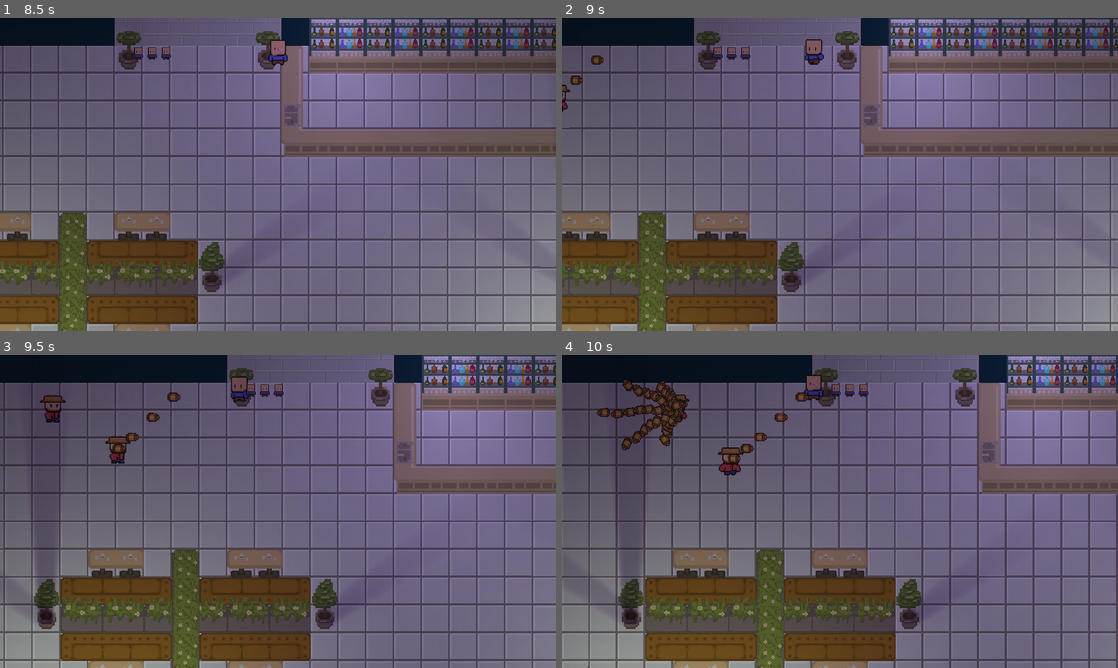
Above: before the commit, frames 1-4 (two rows, left to right).
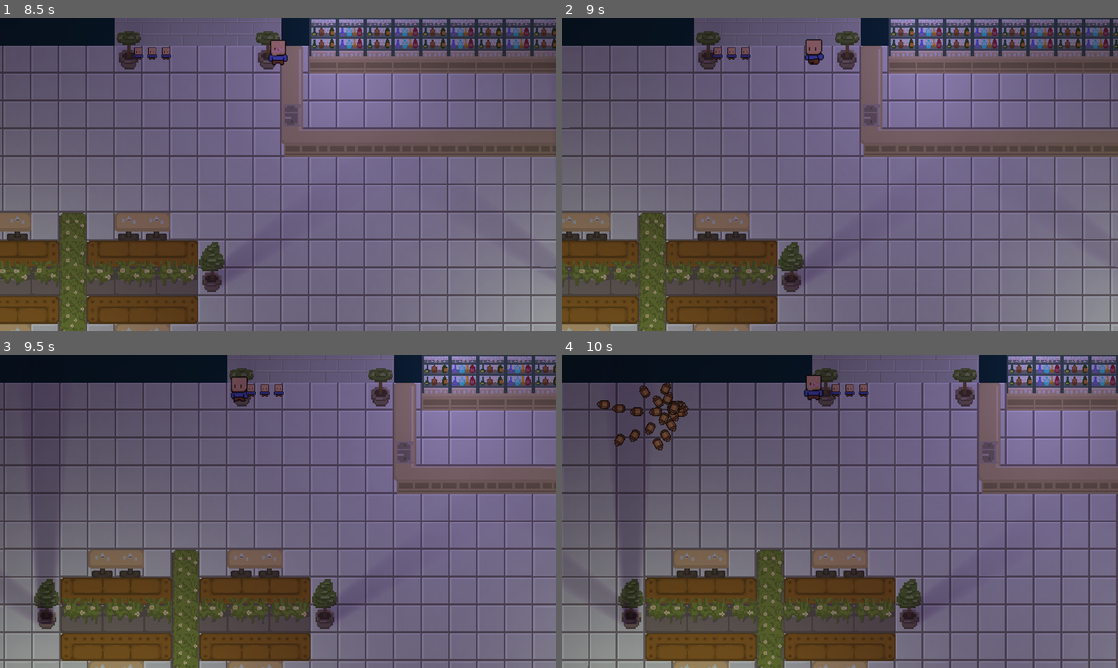
Above: after the commit, the same moments.

Repository: KDing0/GGJGodot
Game: Godot game, scene res://gamescene1.tscn
The game is run twice, just before and just after one commit, with the same random seed, the same clock (stepped at 60 frames per second) and the same inputs. This scene is started directly instead of the project's main scene.
Inputs (mouse positions are in pixels of both pictures, inside the frame that each line leads up to):
- Up to frame 1 (8.5 s): tap Enter at 0.5 s; move the mouse to (250, 237) at 0.52 s; press the mouse at (250, 237) at 0.53 s; hold Up (player_up) 0.53-2.03 s; move the mouse to (444, 221) at 1.27 s; release the mouse at (444, 221) at 1.28 s; click (444, 221) at 1.35 s; tap Space at 2 s; move the mouse to (111, 127) at 2.02 s; press the mouse at (111, 127) at 2.03 s; hold Left (player_left) 2.03-3.53 s; move the mouse to (305, 174) at 2.77 s; release the mouse at (305, 174) at 2.78 s; click (305, 174) at 2.85 s; move the mouse to (194, 96) at 3.52 s; press the mouse at (194, 96) at 3.53 s; hold Down (player_down) 3.53-4.28 s; move the mouse to (400, 158) at 4.27 s; release the mouse at (400, 158) at 4.28 s; hold Right (player_right) 4.28-5.03 s; click (400, 158) at 4.35 s; move the mouse to (166, 190) at 5.02 s; press the mouse at (166, 190) at 5.03 s; hold Up (player_up) 5.03-5.78 s; move the mouse to (333, 105) at 5.77 s; release the mouse at (333, 105) at 5.78 s; hold Right (player_right) 5.78-8.03 s; click (333, 105) at 5.85 s; move the mouse to (250, 237) at 6.52 s; press the mouse at (250, 237) at 6.53 s; move the mouse to (444, 221) at 7.27 s; release the mouse at (444, 221) at 7.28 s; click (444, 221) at 7.35 s; move the mouse to (111, 127) at 8.02 s; press the mouse at (111, 127) at 8.03 s; hold Down (player_down) from 8.03 s (still down)
- Up to frame 2 (9 s): tap Enter at 8.75 s; move the mouse to (867, 174) at 8.77 s; release Down (player_down) at 8.78 s; release the mouse at (867, 174) at 8.78 s; hold Left (player_left) from 8.78 s (still down); click (867, 174) at 8.85 s
- Up to frame 3 (9.5 s): keep holding Left (player_left)
- Up to frame 4 (10 s): move the mouse to (756, 433) at 9.52 s; release Left (player_left) at 9.53 s; press the mouse at (756, 433) at 9.53 s; hold Up (player_up) from 9.53 s (still down)

Frame 1 is identical in both runs. In frame 2, 0.2% of the frame differs, in the area x 0-8%, y 12-30%; in frame 3, 0.6%; in frame 4, 1.9%, in the area x 6-45%, y 8-39%.
Error after the commit: Invalid access of index '3' on a base object of type: 'Array[Texture2D]'. (res://Misc/GameController.gd:47)

Commit message:
EnemyUpdates

Diff:
--- a/src/Assets/Environment/Tilemap/blocking_tile_set.tres
+++ b/src/Assets/Environment/Tilemap/blocking_tile_set.tres
@@ -282,6 +282,6 @@
 tile_size = Vector2i(32, 32)
 occlusion_layer_0/light_mask = 1
 physics_layer_0/collision_layer = 1
-physics_layer_0/collision_mask = 30
+physics_layer_0/collision_mask = 6
 sources/0 = SubResource("TileSetAtlasSource_jrify")
 sources/2 = SubResource("TileSetAtlasSource_n8lec")
--- a/src/Enemy/Enemy.gd
+++ b/src/Enemy/Enemy.gd
@@ -1,11 +1,15 @@
 extends PathFollow2D
 class_name Enemy
 
+var playerInstance
+var oldPos = global_position
+var savedAngle = 0
 
 @export var SPEED = 5.0
 @export var BulletSpawnID = "one"
 @export var BulletAnimationID = "first"
-@export var BulletRotation = 15.0
+#TopLeft, TopRight, DownLeft, DownRight
+@export var BulletRotation = [0,0,0,0]
 @export var BulletSpawnOffset = Vector2(0,0)
 
 @export var BulletStartDelay = 0.0
@@ -21,7 +25,7 @@
 var rotationShift = 0
 
 
-enum EnemyTypes {ENEMY_TYPE1, ENEMY_TYPE2}
+enum EnemyTypes {ENEMY_TYPE1, ENEMY_TYPE2, ENEMY_TYPE3, ENEMY_TYPE4, ENEMY_TYPE5}
 
 var speed = 5.0
 var enemy_type
@@ -52,12 +56,19 @@
 		#player runs into Enemy
 		Livecounter.lives = Livecounter.lives - 1
 
+
 func _process(delta):
 	progress += speed*delta
 	if progress_ratio >= 1.0:
 		self.queue_free()
 	shootCooldownCounting(delta)
+	turn_around_check()
 
+
+func turn_around_check():
+	var isLeft = oldPos[0] > global_position[0]
+	$Sprite2D.flip_h = isLeft
+	oldPos = global_position
 
 func _on_timer_timeout(delta):
 	# shoot()
@@ -70,8 +81,18 @@
 func shoot():
 	var pos = global_position + BulletSpawnOffset
 	rotationShift += BulletRotationShift
-	Spawning.spawn({"position": pos, "rotation": BulletRotation + rotationShift}, BulletSpawnID, BulletAnimationID)
+	var angle = BulletRotation[shootAngle() ] + rotationShift
+	Spawning.spawn({"position": pos, "rotation": angle }, BulletSpawnID, BulletAnimationID)
 
+func shootAngle()->int:
+	var angle = 0
+	var playerX = playerInstance.global_position[0]
+	var playerY = playerInstance.global_position[1]
+	if(global_position[0] <= playerX):
+		angle += 1
+	if(global_position[1] <= playerY):
+		angle += 2
+	return angle
 
 func shootCooldownCounting(delta):
 	timer = timer + delta
@@ -83,6 +104,8 @@
 			nextShotCooldown = BulletShootDelay
 			if(shotCycle >= BulletCycleAmount):
 				nextShotCooldown += BulletCycleCooldown
+		if(shotCycle == 0):
+			savedAngle = shootAngle()
 		shoot()
 
 	if(BulletCycleCooldown > 0 and BulletCycleAmount >= 1 and firstShot == false and timer >= nextShotCooldown):
@@ -93,6 +116,8 @@
 			if(shotCycle >= BulletCycleAmount):
 				shotCycle = 0
 				nextShotCooldown += BulletCycleCooldown
+		if(shotCycle == 0):
+			savedAngle = shootAngle()
 		shoot()
 # if hit by a player bullet:
 # 	queue_free()
--- a/src/Misc/GameController.gd
+++ b/src/Misc/GameController.gd
@@ -1,7 +1,7 @@
 extends Node
 
 @export var tex_enemy : Array[Texture2D]
-
+@onready var player = $"../player"
 @onready var waves = Waves.new()
 @onready var enemyPaths = self.get_node("../EnemyPaths")
 
@@ -14,6 +14,7 @@
 
 # Called when the node enters the scene tree for the first time.
 func _ready():
+
 	Spawning.reset(true)
 	betweenWavesTimer.one_shot = true
 	spawnTimer.one_shot = true
@@ -43,7 +44,7 @@
 
 func spawnEnemy(enemyType, path: int, speed: float):
 	var enemy_instance = enemyScene.instantiate()
-	enemy_instance.set_parameters(tex_enemy[0], speed)
+	enemy_instance.set_parameters(tex_enemy[enemyType], speed)
 	get_node("../EnemyPaths/EnemyPath_0" + str(path)).add_child(enemy_instance)
 	setInstantiateBulletPattern(enemy_instance, enemyType)
 
@@ -65,12 +66,14 @@
 	spawnTimer.start(0.5)
 
 func setInstantiateBulletPattern(enemy_instance, enemyType):
+	enemy_instance.playerInstance = player
+
 	if(enemyType == 0):
 		enemy_instance.BulletSpawnOffset = Vector2(0,0)
 		enemy_instance.BulletSpawnID = "three"
 		enemy_instance.BulletAnimationID = "first"
-		enemy_instance.BulletRotation = 1
-
+		#TopLeft, TopRight, DownLeft, DownRight
+		enemy_instance.BulletRotation = [-2.2,1,-2.2,1,]
 		enemy_instance.BulletStartDelay = 1
 		enemy_instance.BulletShootDelay = 0
 		enemy_instance.BulletCycleAmount = 1
@@ -80,10 +83,37 @@
 		enemy_instance.BulletSpawnOffset = Vector2(0,0)
 		enemy_instance.BulletSpawnID = "one"
 		enemy_instance.BulletAnimationID = "first"
-		enemy_instance.BulletRotation = 1
+		#TopLeft, TopRight, DownLeft, DownRight
+		enemy_instance.BulletRotation = [1,-1,1,-1]
 
 		enemy_instance.BulletStartDelay = 2
-		enemy_instance.BulletShootDelay = 0.06
+		enemy_instance.BulletShootDelay = 0.09
 		enemy_instance.BulletCycleAmount = 8
 		enemy_instance.BulletCycleCooldown = 4
 		enemy_instance.BulletRotationShift = 1
+
+	if(enemyType == 2):
+		enemy_instance.BulletSpawnOffset = Vector2(0,0)
+		enemy_instance.BulletSpawnID = "two"
+		enemy_instance.BulletAnimationID = "first"
+		#TopLeft, TopRight, DownLeft, DownRight
+		enemy_instance.BulletRotation = [-2.2,1,-2.2,1]
+
+		enemy_instance.BulletStartDelay = 2
+		enemy_instance.BulletShootDelay = 0.09
+		enemy_instance.BulletCycleAmount = 3
+		enemy_instance.BulletCycleCooldown = 4
+		enemy_instance.BulletRotationShift = 0
+
+	if(enemyType == 3):
+		enemy_instance.BulletSpawnOffset = Vector2(0,0)
+		enemy_instance.BulletSpawnID = "five"
+		enemy_instance.BulletAnimationID = "first"
+		#TopLeft, TopRight, DownLeft, DownRight
+		enemy_instance.BulletRotation = [-2.2,1,-2.2,1]
+
+		enemy_instance.BulletStartDelay = 2
+		enemy_instance.BulletShootDelay = 0.1
+		enemy_instance.BulletCycleAmount = 20
+		enemy_instance.BulletCycleCooldown = 8
+		enemy_instance.BulletRotationShift = 0
--- a/src/Misc/WaveSave.gd
+++ b/src/Misc/WaveSave.gd
@@ -4,7 +4,7 @@
 # EnemyType, PathID, Speed, Amount of Enemies, Time to next batch
 # If there is no next batch, just leave the last element
 const wave_1 = [
-	[Enemy.EnemyTypes.ENEMY_TYPE1, 1, 70.0, 1, 2],
+	[Enemy.EnemyTypes.ENEMY_TYPE4, 1, 70.0, 1, 2],
 	[Enemy.EnemyTypes.ENEMY_TYPE2, 2, 90.0, 1, 2],
 	[Enemy.EnemyTypes.ENEMY_TYPE1, 3, 80.0, 1]
 ]
--- a/src/gamescene.tscn
+++ b/src/gamescene.tscn
@@ -7,9 +7,13 @@
 [ext_resource type="Script" path="res://Addons/BulletUpHell/SpawnPatterns/PatternCircle.gd" id="5_ck2a0"]
 [ext_resource type="Texture2D" uid="uid://d2ad7v3te2hdf" path="res://Assets/Characters/Enemies/Enemy1 Walk Animation Spritesheet.png" id="5_o8hfc"]
 [ext_resource type="Script" path="res://Addons/BulletUpHell/BuHBulletProperties.gd" id="6_7xkk1"]
+[ext_resource type="Texture2D" uid="uid://5e6bi2cc3mnm" path="res://Assets/Characters/Enemies/Enemy4 Walk Animation Spritesheet.png" id="6_xl4yq"]
+[ext_resource type="Texture2D" uid="uid://c8bk6jvidu3ll" path="res://Assets/Characters/Enemies/Enemy2 Walk Animation Spritesheet.png" id="7_1o6m3"]
 [ext_resource type="Script" path="res://Misc/EnemyPaths.gd" id="7_h3ojj"]
 [ext_resource type="Script" path="res://Addons/BulletUpHell/BulletProps.gd" id="7_q0fvn"]
 [ext_resource type="TileSet" uid="uid://bpu6gvb67yrfh" path="res://Assets/Environment/Tilemap/blocking_tile_set.tres" id="8_0j1y0"]
+[ext_resource type="Texture2D" uid="uid://dfh0j30pwn0no" path="res://Assets/Characters/Enemies/Enemy3 Walk Animation Spritesheet.png" id="8_a1otr"]
+[ext_resource type="Texture2D" uid="uid://dslwp6fv75iro" path="res://Assets/Characters/Enemies/Enemy5 Walk Animation Spritesheet.png" id="9_63qnd"]
 [ext_resource type="Texture2D" uid="uid://ooon6deycnvo" path="res://Assets/Effects/Light.png" id="9_ox15u"]
 [ext_resource type="Script" path="res://Addons/BulletUpHell/SpawnPatterns/PatternCustomShape.gd" id="10_mowba"]
 [ext_resource type="Script" path="res://Addons/BulletUpHell/SpawnPatterns/PatternOne.gd" id="11_iufo3"]
@@ -108,7 +112,7 @@
 nbr = 3
 closed_shape = false
 center_pos = Vector2(0, 50)
-pattern_angle = 0.0
+pattern_angle = 0.0004
 symmetric = true
 center = 2
 iterations = 1
@@ -116,7 +120,7 @@
 forced_angle = 0.0
 forced_target = NodePath("")
 forced_lookat_mouse = false
-forced_pattern_lookat = true
+forced_pattern_lookat = false
 cooldown_stasis = false
 cooldown_spawn = 0.017
 cooldown_shoot = 0.0
@@ -162,6 +166,52 @@
 follows_parent = false
 forced_angle = 0.0
 forced_target = NodePath("")
+forced_lookat_mouse = false
+forced_pattern_lookat = false
+cooldown_stasis = false
+cooldown_spawn = 0.017
+cooldown_shoot = 0.0
+cooldown_next_spawn = 0.0
+cooldown_next_shoot = 0.0
+wait_latence = 0
+wait_tween_momentum = 0
+wait_tween_length = 0.0
+wait_tween_time = 0.0
+layer_nbr = 1
+layer_cooldown_spawn = 0.0
+layer_pos_offset = 0.0
+layer_speed_offset = 0.0
+layer_angle_offset = 0.0
+r_randomisation_chances = 1.0
+r_bullet_choice = ""
+r_bullet_nbr_choice = ""
+r_bullet_nbr_variation = Vector3(0, 0, 0)
+r_pattern_angle_choice = ""
+r_pattern_angle_variation = Vector3(0, 0, 0)
+r_infinite_iter_chances = 0.0
+r_iterations_choice = ""
+r_iterations_variation = Vector3(0, 0, 0)
+r_forced_angle_choice = ""
+r_forced_angle_variation = Vector3(0, 0, 0)
+r_forced_target_choice = []
+r_stasis_chances = 0.0
+r_cooldown_spawn_choice = ""
+r_cooldown_spawn_variation = Vector3(0, 0, 0)
+r_cooldown_shoot_choice = ""
+r_cooldown_shoot_variation = Vector3(0, 0, 0)
+r_cooldown_n_spawn_choice = ""
+r_cooldown_n_spawn_variation = Vector3(0, 0, 0)
+r_cooldown_n_shoot_choice = ""
+r_cooldown_n_shoot_variation = Vector3(0, 0, 0)
+
+[sub_resource type="NavigationPolygon" id="NavigationPolygon_445k4"]
+resource_name = "PatternOne"
+script = ExtResource("11_iufo3")
+bullet = "1"
+iterations = 1
+follows_parent = false
+forced_angle = 0.0
+forced_target = NodePath("../../../player")
 forced_lookat_mouse = false
 forced_pattern_lookat = true
 cooldown_stasis = false
@@ -295,6 +345,95 @@
 r_scale_multi_iter_variation = Vector3(0, 0, 0)
 r_scale_multi_scale_variation = Vector3(0, 0, 0)
 
+[sub_resource type="PackedDataContainer" id="PackedDataContainer_a2n34"]
+script = ExtResource("7_q0fvn")
+speed = 100.0
+scale = 1.0
+angle = -0.9996
+groups = ["EnemyBullet"]
+anim_idle_texture = "2"
+anim_spawn_texture = ""
+anim_waiting_texture = ""
+anim_delete_texture = ""
+anim_idle_collision = "0"
+anim_spawn_collision = ""
+anim_waiting_collision = ""
+anim_delete_collision = ""
+anim_idle_sfx = -1
+anim_spawn_sfx = -1
+anim_waiting_sfx = -1
+anim_delete_sfx = -1
+spec_bounces = 0
+spec_no_collision = false
+spec_modulate_loop = 0.0
+spec_skew = 0.0
+spec_trail_length = 0.0
+spec_trail_width = 0.0
+spec_trail_modulate = Color(1, 1, 1, 1)
+spec_rotating_speed = 0.0
+spec_angle_no_colliding = null
+spec_angle_no_coll_offset = null
+death_after_time = 30.0
+death_outside_box = Rect2(0, 0, 0, 0)
+death_from_collision = true
+a_direction_equation = ""
+a_curve_movement = 0
+a_speed_multiplier = SubResource("Curve_vbs6u")
+a_speed_multi_iterations = 0
+a_speed_multi_scale = 0.0
+trigger_container = ""
+trigger_wait_for_shot = true
+homing_type = 0
+homing_target = NodePath("")
+homing_steer = 0
+homing_time_start = 0
+homing_duration = 999
+scale_multi_iterations = 0
+scale_multiplier = SubResource("Curve_2xsyn")
+scale_multi_scale = 1
+r_randomisation_chances = 1.0
+r_speed_choice = ""
+r_speed_variation = Vector3(0, 0, 0)
+r_scale_choice = ""
+r_scale_variation = Vector3(0, 0, 0)
+r_angle_choice = ""
+r_angle_variation = Vector3(0, 0, 0)
+r_group_choice = []
+r_bounce_choice = ""
+r_bounce_variation = Vector3(0, 0, 0)
+r_no_coll_chances = 0.0
+r_modulate_variation = Vector3(0, 0, 0)
+r_trail_length_variation = Vector3(0, 0, 0)
+r_trail_color_variation = Vector3(0, 0, 0)
+r_rotating_variation = Vector3(0, 0, 0)
+r_death_after_choice = ""
+r_death_after_variation = Vector3(0, 0, 0)
+r_death_outside_chances = 0.0
+r_dir_equation_choice = ""
+r_curve_choice = []
+r_speed_multi_curve_choice = []
+r_speed_multi_iter_variation = Vector3(0, 0, 0)
+r_speed_multi_scale_variation = Vector3(0, 0, 0)
+r_trigger_choice = ""
+r_wait_for_shot_chances = 0.0
+r_homing_target_choice = []
+r_special_target_choice = ""
+r_group_target_choice = ""
+r_pos_target_choice = ""
+r_steer_choice = ""
+r_steer_variation = Vector3(0, 0, 0)
+r_homing_delay_choice = ""
+r_homing_delay_variation = Vector3(0, 0, 0)
+r_homing_dur_choice = ""
+r_homing_dur_variation = Vector3(0, 0, 0)
+r_beam_length_choice = ""
+r_beam_length_variation = Vector3(0, 0, 0)
+r_beam_bounce_choice = ""
+r_beam_width_variation = Vector3(0, 0, 0)
+r_scale_multi_curve_choice = []
+r_scale_multi_iter_variation = Vector3(0, 0, 0)
+r_scale_multi_scale_variation = Vector3(0, 0, 0)
+
 [node name="Node2D" type="Node2D"]
 script = ExtResource("1_ewbs4")
 
@@ -414,7 +553,7 @@
 
 [node name="GameController" type="Node" parent="."]
 script = ExtResource("4_b7qfc")
-tex_enemy = Array[Texture2D]([ExtResource("5_o8hfc"), null])
+tex_enemy = Array[Texture2D]([ExtResource("8_a1otr"), ExtResource("9_63qnd"), ExtResource("7_1o6m3"), ExtResource("5_o8hfc"), ExtResource("6_xl4yq")])
 
 [node name="player" parent="." instance=ExtResource("2_uygfl")]
 position = Vector2(332, 191)
@@ -468,6 +607,12 @@
 id = "four"
 pattern = SubResource("NavigationPolygon_m3wac")
 
+[node name="SpawnPattern5" type="Path2D" parent="Node/Spawn"]
+curve = SubResource("Curve2D_jqf82")
+script = ExtResource("4_ehlb4")
+id = "five"
+pattern = SubResource("NavigationPolygon_445k4")
+
 [node name="Bullet" type="Node" parent="Node"]
 
 [node name="BulletPattern1" type="Path2D" parent="Node/Bullet"]
@@ -480,7 +625,7 @@
 curve = SubResource("Curve2D_qi17c")
 script = ExtResource("6_7xkk1")
 id = "2"
-props = SubResource("PackedDataContainer_p2jyy")
+props = SubResource("PackedDataContainer_a2n34")
 
 [node name="Lives" parent="." instance=ExtResource("14_jautl")]
 position = Vector2(-269, 24)
Not shown, changed: src/Addons/BulletUpHell/Spawning.tscn
Not shown, added: src/Assets/Characters/Enemies/Enemy2 Walk Animation Spritesheet.png.import
Not shown, added: src/Assets/Characters/Enemies/Enemy3 Walk Animation Spritesheet.png.import
Not shown, added: src/Assets/Characters/Enemies/Enemy4 Walk Animation Spritesheet.png.import
Not shown, added: src/Assets/Characters/Enemies/Enemy5 Walk Animation Spritesheet.png.import
Not shown, added: src/Assets/UI/GF_fullscreen_laugh.png.import
Not shown, added: src/Assets/UI/GF_fullscreen_sad.png.import
Not shown, added: src/Assets/UI/GF_textbox_template.png.import
Not shown: 1 places in src/gamescene.tscn that only renumber resources
